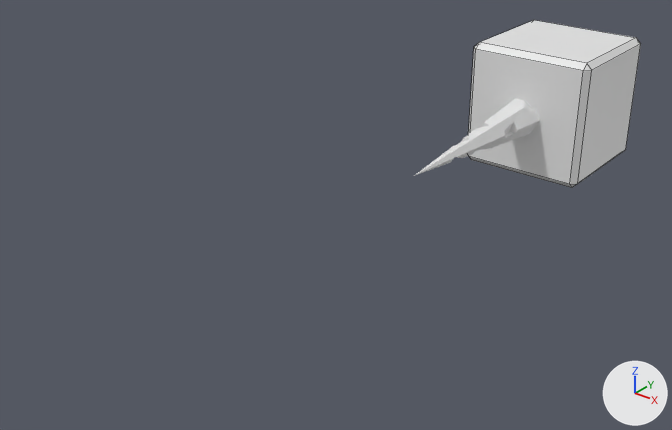
What one commit did to the FBX model Assets/Mirage/Model/Shapes.fbx.
Before and after are seen from a 50 mm lens placed at (0.0317, -0.068, 0.0248), pointed at (-0.0026, -0.0251, -0.0017). Lighting does not change. The marker at lower right points along +X, +Y and +Z. Mesh edges are drawn as thin lines on the coarser meshes. Where no turn or scale is listed for an object, it has been applied to the vertices.

Names of what the first picture shows: 'Box', 'Spike'.
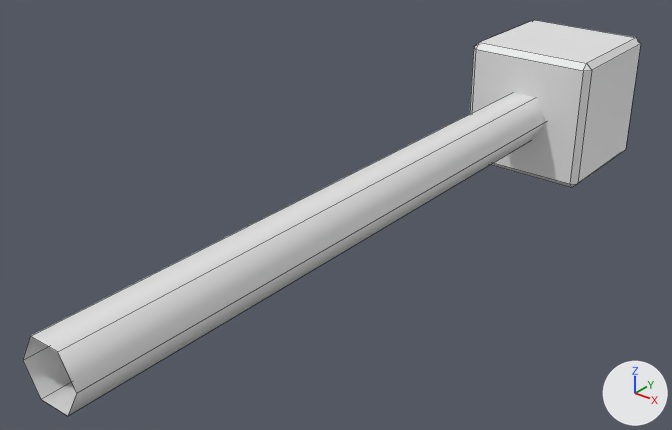
The newer file is also turned or shifted as a whole; pictures and numbers use the older file's frame.

Boxes (x1, y1, x2, y2) around the edits, measured in the pictures (672 x 430 px):
'Shaft', added: after (23, 93, 546, 416)
'Spike', unchanged, covered by the edit: before (414, 98, 540, 176)

The change, as a list of edits to the scene's bpy script:
```text
Add me_shaft:
    me_shaft.from_pydata([(0.002, -0.049, 0.0), (0.001, -0.049, 0.0017), (-0.001, -0.049, 0.0017), (-0.002, -0.049, 0.0), (-0.001, -0.049, -0.0017), (0.001, -0.049, -0.0017), (0.002, 0.001, 0.0), (0.001, 0.001, 0.0017), (-0.001, 0.001, 0.0017), (-0.002, 0.001, 0.0), (-0.001, 0.001, -0.0017), (0.001, 0.001, -0.0017)], [], [(6, 7, 1, 0), (7, 8, 2, 1), (8, 9, 3, 2), (9, 10, 4, 3), (10, 11, 5, 4), (11, 6, 0, 5)])
Add ob_shaft:
    ob_shaft = bpy.data.objects.new('Shaft', me_shaft)
    ob_shaft.location = (0.0, 0.0, 0.0)
```
